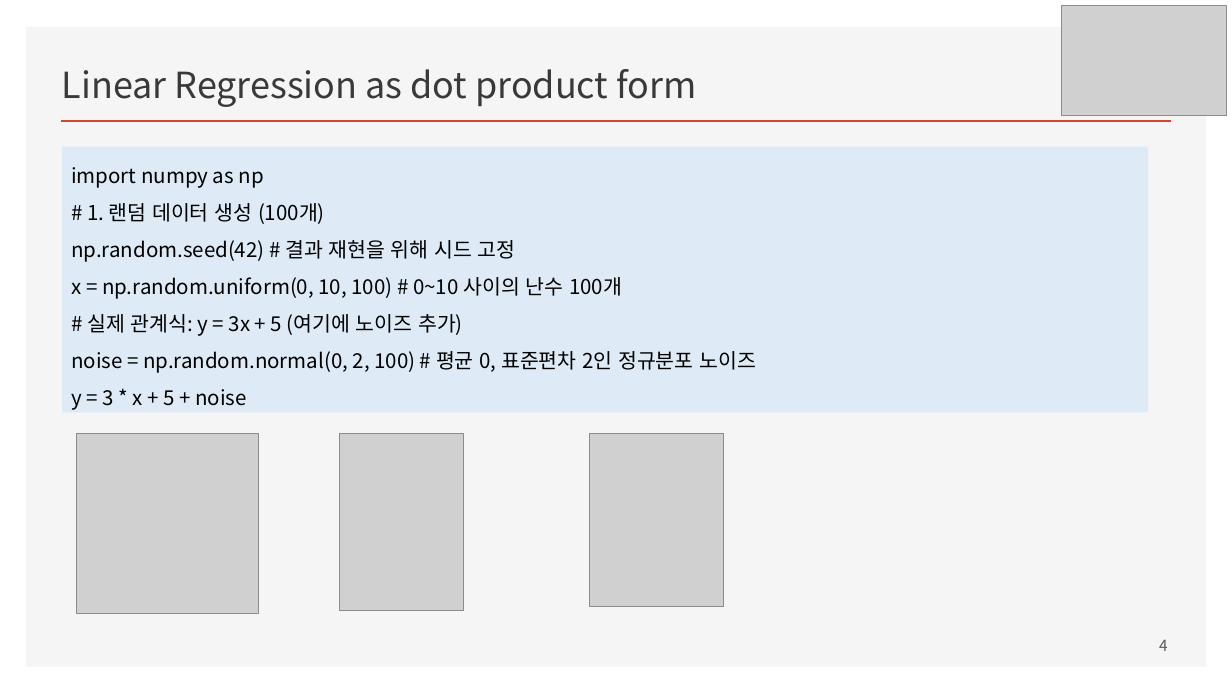
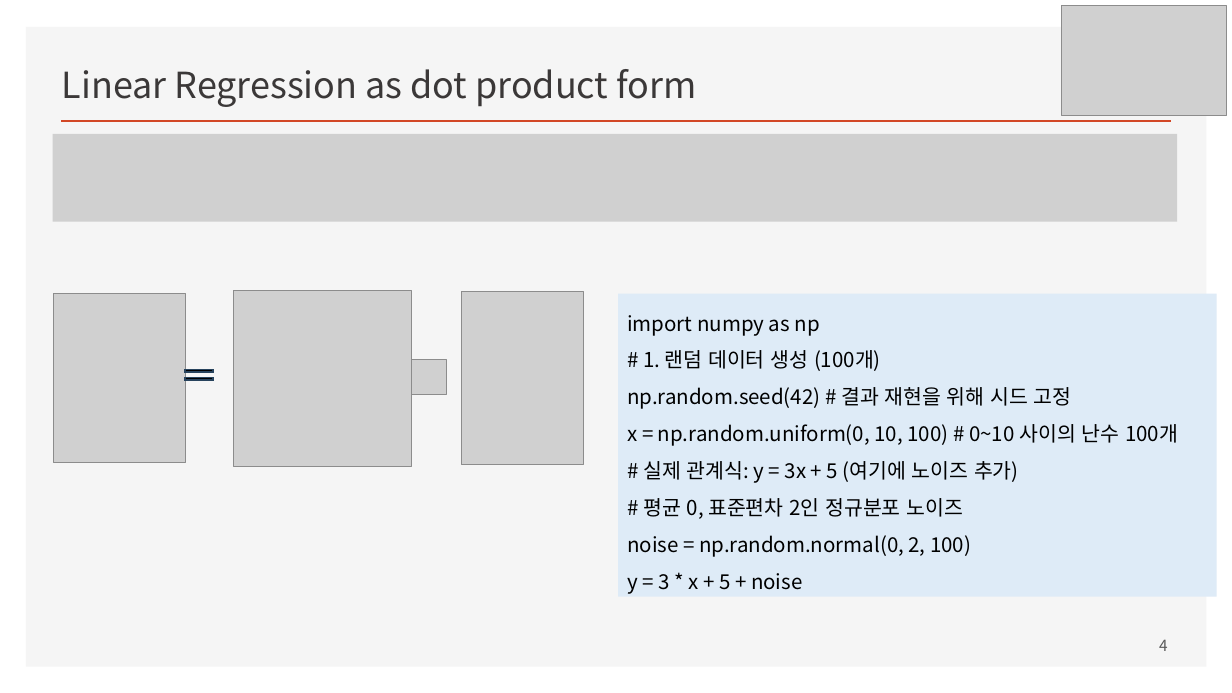
Before and after one commit to ancestor9/mathematics-for-machine-learning, a slide deck: slide 4 of w4_Perceptron_Regression.pptx. Drawn at 1232x693 pixels with LibreOffice and Linux fonts; fonts in the diff are those of the drawing; grey boxes stand for pictures. Boxes give left, top, right and bottom in pixels: in the first picture for what was removed or moved away, otherwise in the second. Text is boxed around its words. In the diff, an @@ line names an element or a change of style, - is before the commit and + after.

```diff
--- a/w4_Perceptron_Regression.pptx
+++ b/w4_Perceptron_Regression.pptx
@@ picture added at [53, 134, 1177, 222] @@
@@ picture: place and size @@
-picture at [590, 433, 725, 606]
+picture at [54, 294, 186, 463]
@@ picture: place and size @@
-picture at [77, 433, 259, 614]
+picture at [233, 290, 411, 467]
@@ picture: place and size @@
-picture at [339, 433, 464, 610]
+picture at [461, 292, 583, 465]
@@ rectangle "import numpy as np": place and size @@
-rectangle "import numpy as np" at [62, 147, 1148, 413]
+rectangle "import numpy as np" at [618, 294, 1217, 597]
@@ math equal added at [180, 366, 218, 384], fill #000000, outline #28445D 1 pt @@
@@ picture added at [411, 360, 446, 395] @@
@@ text in rectangle at [627, 498, 971, 557]: text changed @@
-noise = np.random.normal(0, 2, 100) # 평균 0, 표준편차 2인 정규분포 노이즈
+# 평균 0, 표준편차 2인 정규분포 노이즈
+noise = np.random.normal(0, 2, 100)
```
Also in this commit, not shown: 11 other slides changed, 2 slides added.
